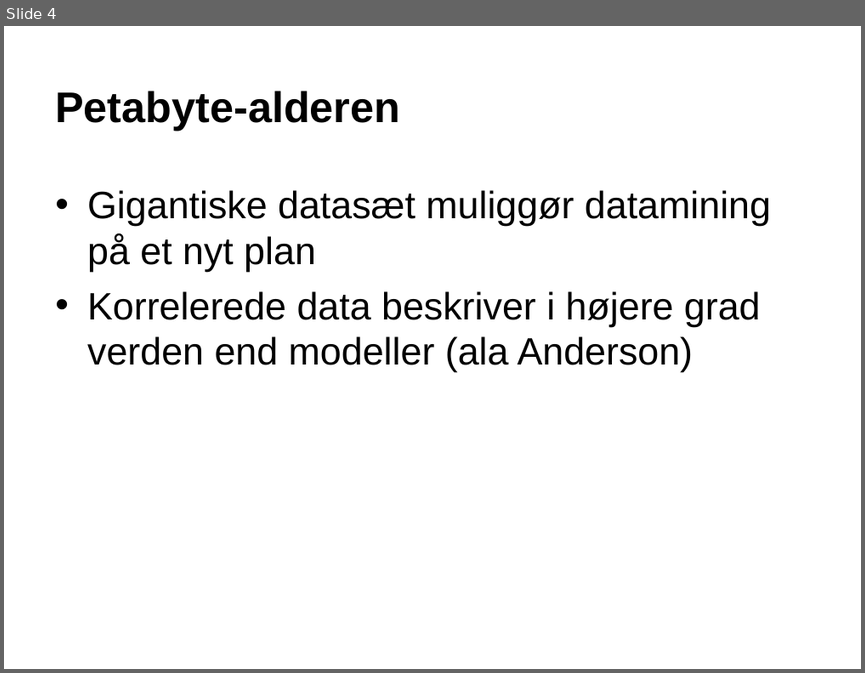
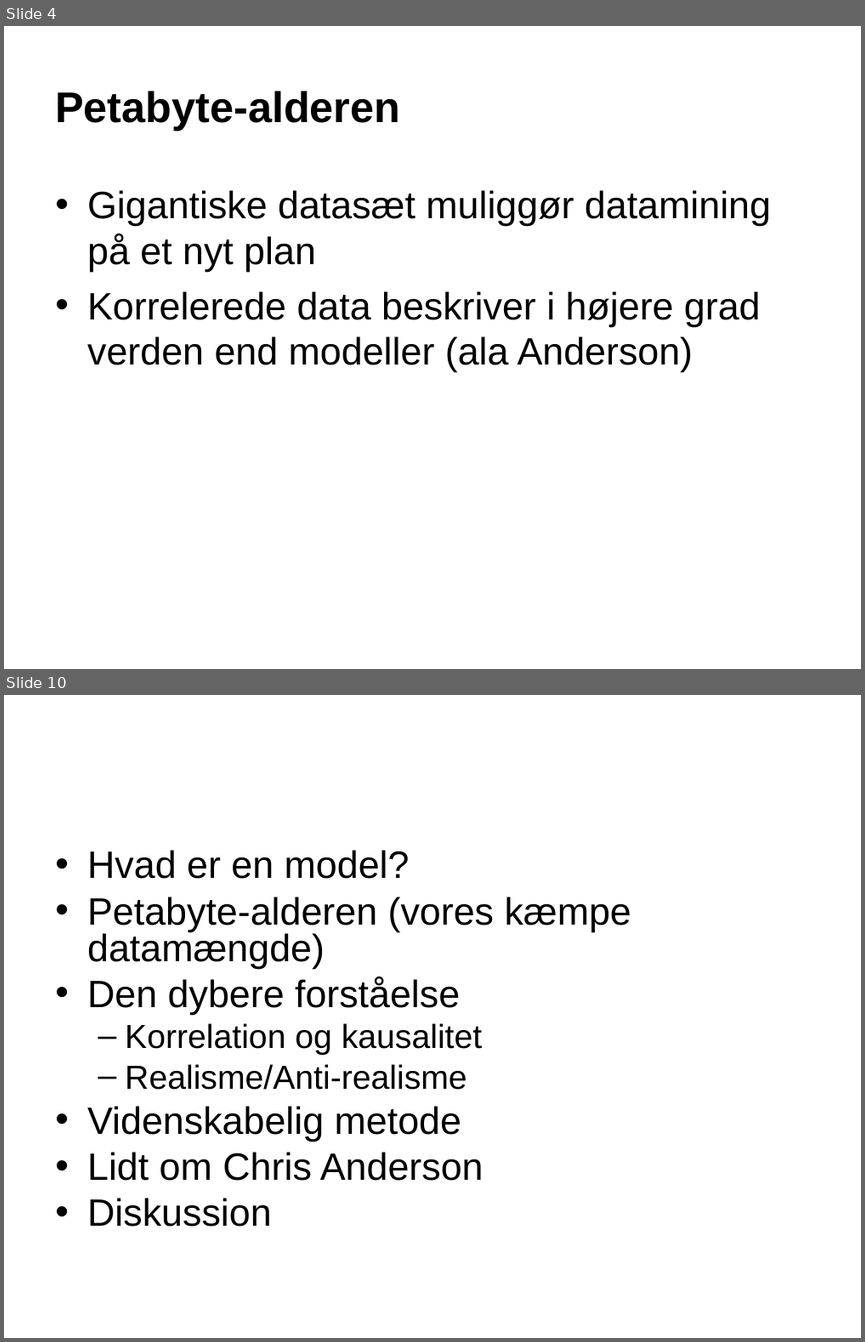
Before and after one commit to pspeder/DatVid-Assignments, a slide deck: week2/oplæg/Presentation1.ppt. Shown one above the other, each under a label of ours: slide 4 before the commit, slides 4 and 10 after it; the slides between them are not shown. The pictures are 865x673 and 865x1342 pixels, drawn with LibreOffice and Linux fonts; fonts in the diff are those of the drawing; background and template pictures are left out. Boxes give left, top, right and bottom in pixels: in the first picture for what was removed or moved away, otherwise in the second. Text is boxed around its words. In the diff, an @@ line names an element or a change of style, - is before the commit and + after.

```diff
--- a/week2/oplæg/Presentation1.ppt
+++ b/week2/oplæg/Presentation1.ppt
@@ slide 10 added at (4,695,861,1338), background picture (left out) @@
@@ title added at (46,721,818,828), 36 pt, text #FFFFFF @@
+Spørgsmål / Idéer
@@ text added at (87,850,631,1226), 32 pt, text #000000 @@
+• Hvad er en model?
+• Petabyte-alderen (vores kæmpe datamængde)
+• Den dybere forståelse
+  – Korrelation og kausalitet
+  – Realisme/Anti-realisme
+• Videnskabelig metode
+• Lidt om Chris Anderson
+• Diskussion
```
Also in this commit, not shown: 3 slides changed, 3 other slides added.
